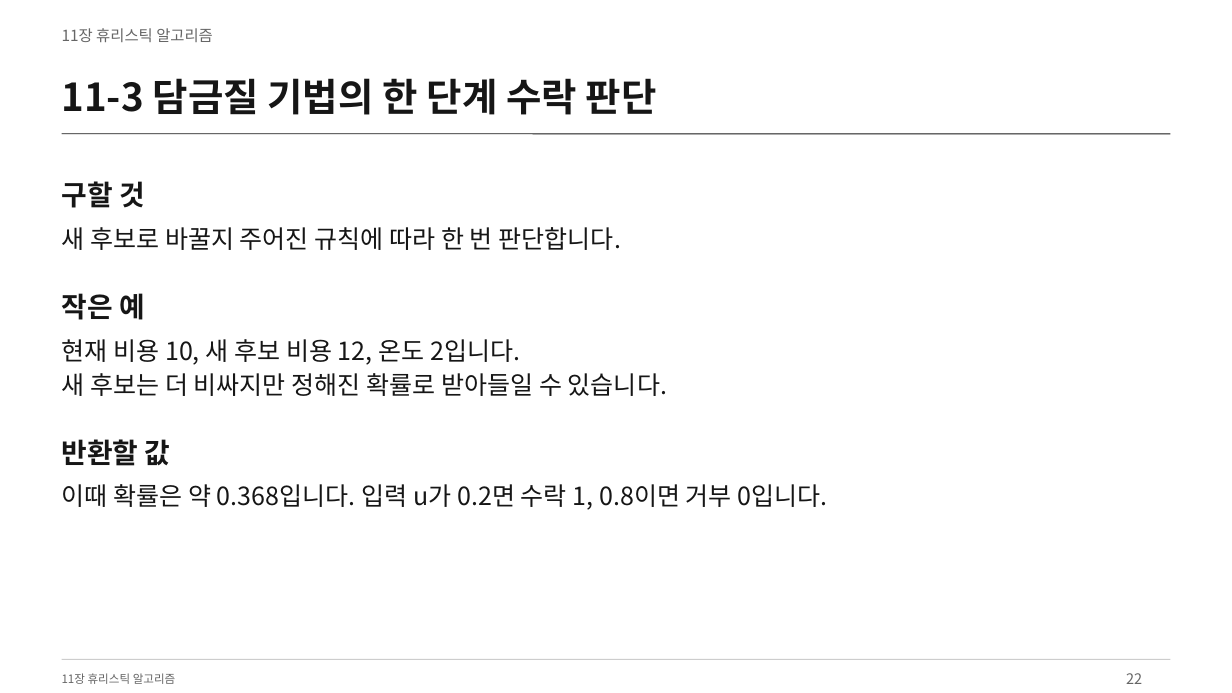
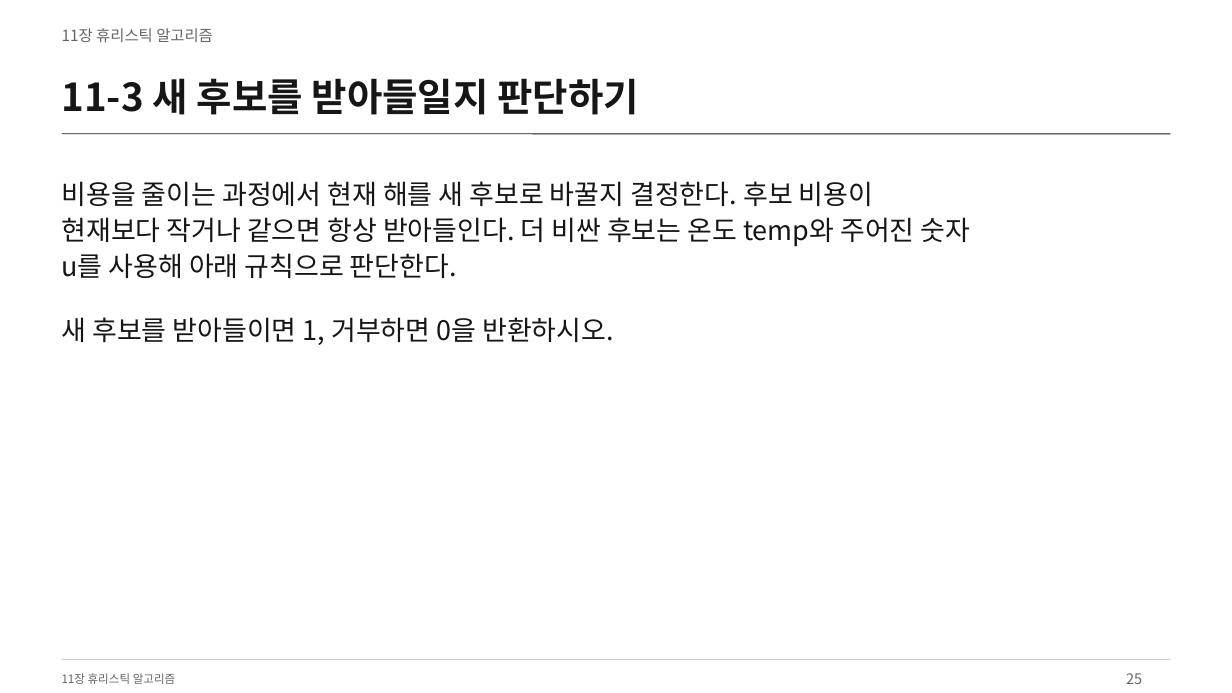
Before and after one commit to Sangdon-Park/Sangdon-Park.github.io, a slide deck: slide 25 of data/알고리즘/11장_휴리스틱_알고리즘.pptx (slide 22 before the commit). Drawn at 1232x693 pixels with LibreOffice and Linux fonts; fonts in the diff are those of the drawing. Boxes give left, top, right and bottom in pixels: in the first picture for what was removed or moved away, otherwise in the second. Text is boxed around its words. In the diff, an @@ line names an element or a change of style, - is before the commit and + after.

```diff
--- a/data/알고리즘/11장_휴리스틱_알고리즘.pptx
+++ b/data/알고리즘/11장_휴리스틱_알고리즘.pptx
@@ text at (x1=62, y1=78, x2=639, y2=115): text changed @@
-11-3 담금질 기법의 한 단계 수락 판단
+11-3 새 후보를 받아들일지 판단하기
@@ text removed at (x1=62, y1=181, x2=145, y2=208) @@
-구할 것
@@ text added at (x1=62, y1=181, x2=971, y2=345), 21 pt, text #161616 @@
+비용을 줄이는 과정에서 현재 해를 새 후보로 바꿀지 결정한다. 후보 비용이
+현재보다 작거나 같으면 항상 받아들인다. 더 비싼 후보는 온도 temp와 주어진 숫자
+u를 사용해 아래 규칙으로 판단한다.
+새 후보를 받아들이면 1, 거부하면 0을 반환하시오.
@@ text removed at (x1=62, y1=227, x2=622, y2=250) @@
-새 후보로 바꿀지 주어진 규칙에 따라 한 번 판단합니다.
@@ text removed at (x1=62, y1=293, x2=145, y2=320) @@
-작은 예
@@ text removed at (x1=62, y1=339, x2=668, y2=396) @@
-현재 비용 10, 새 후보 비용 12, 온도 2입니다.
-새 후보는 더 비싸지만 정해진 확률로 받아들일 수 있습니다.
@@ text removed at (x1=62, y1=439, x2=171, y2=466) @@
-반환할 값
@@ text removed at (x1=62, y1=484, x2=828, y2=510) @@
-이때 확률은 약 0.368입니다. 입력 u가 0.2면 수락 1, 0.8이면 거부 0입니다.
@@ text at (x1=1126, y1=673, x2=1142, y2=684): text changed @@
-22
+25
```
Also in this commit, not shown: 38 other slides changed, 11 slides added, 4 slides removed, 18 other files.
